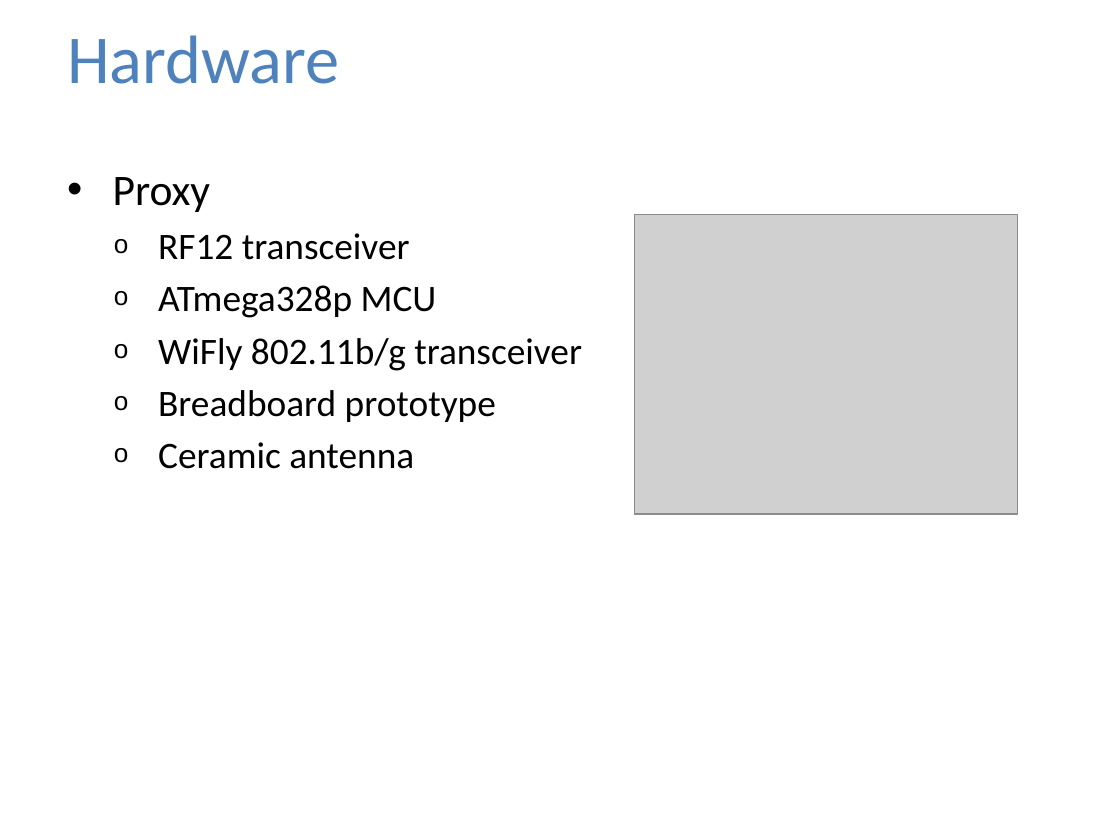
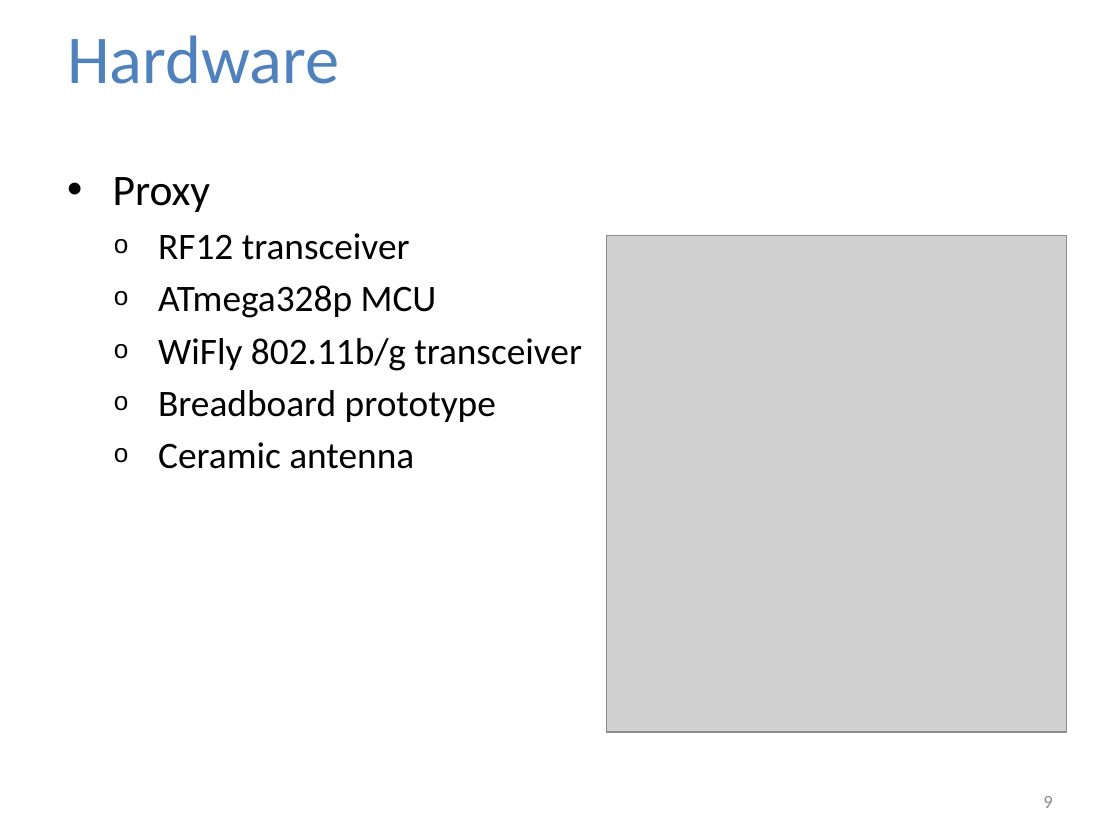
Before and after one commit to jolleekin/tiu-tracking, a slide deck: slide 9 of Docs/TIU_Tracking_Presentation_v1.pptx. Drawn at 1120x840 pixels with LibreOffice and Linux fonts; fonts in the diff are those of the drawing; grey boxes stand for pictures; background and template pictures are left out. Boxes give left, top, right and bottom in pixels: in the first picture for what was removed or moved away, otherwise in the second. Text is boxed around its words. In the diff, an @@ line names an element or a change of style, - is before the commit and + after.

```diff
--- a/Docs/TIU_Tracking_Presentation_v1.pptx
+++ b/Docs/TIU_Tracking_Presentation_v1.pptx
@@ picture: place and size @@
-picture at box(635, 215, 1018, 514)
+picture at box(607, 236, 1067, 732)
@@ page number added at box(1043, 796, 1052, 808), 12 pt, text #8C8C8C @@
+9
```
Also in this commit, not shown: 23 other slides changed, 4 slides added, 3 slides removed.
